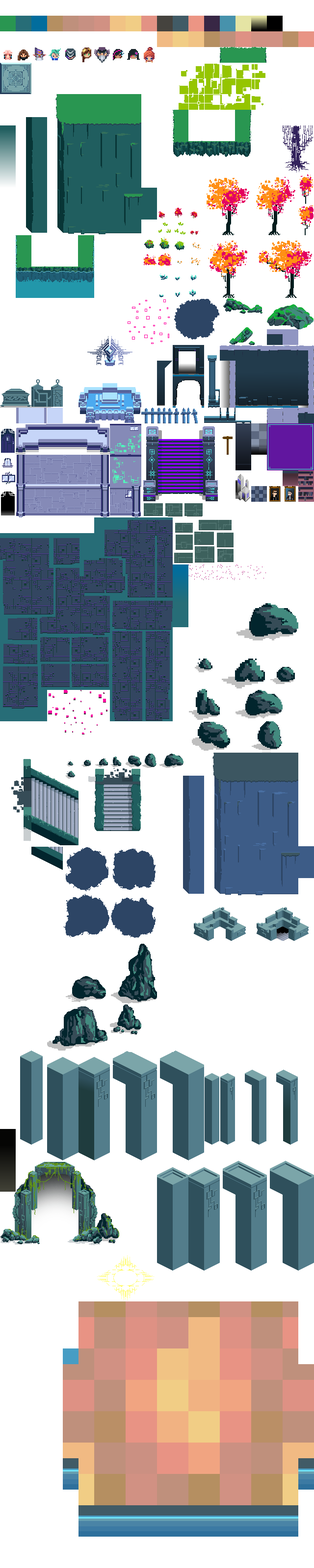
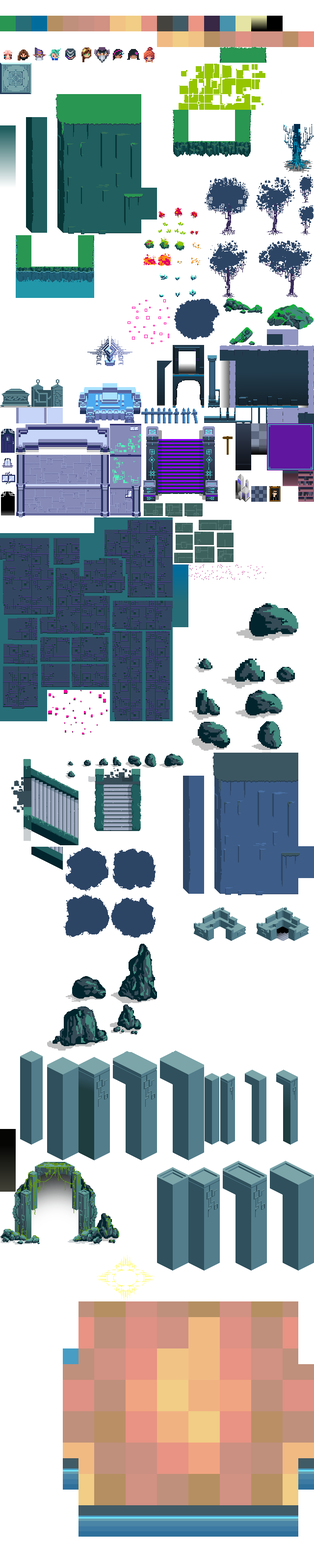
Two versions of the same layered image (314x1568). Layer-by-layer changes:
removed layer "tree trunk" over box(282, 125, 313, 502)
added layer "Layer 1" above "Layer 4" over box(250, 407, 267, 424)
added layer "tree crown" above "Ebene 12" over box(204, 174, 314, 279)
added layer "Ebene 12" above "Ebene 13" over box(283, 123, 314, 172)
added layer "Ebene 13" (50%) above "floor" over box(282, 159, 313, 173)
added layer "trunk" above "Ebene 0 Kopie" over box(212, 189, 311, 298)
painted on "Ebene 0 Kopie" over box(144, 174, 314, 298)
